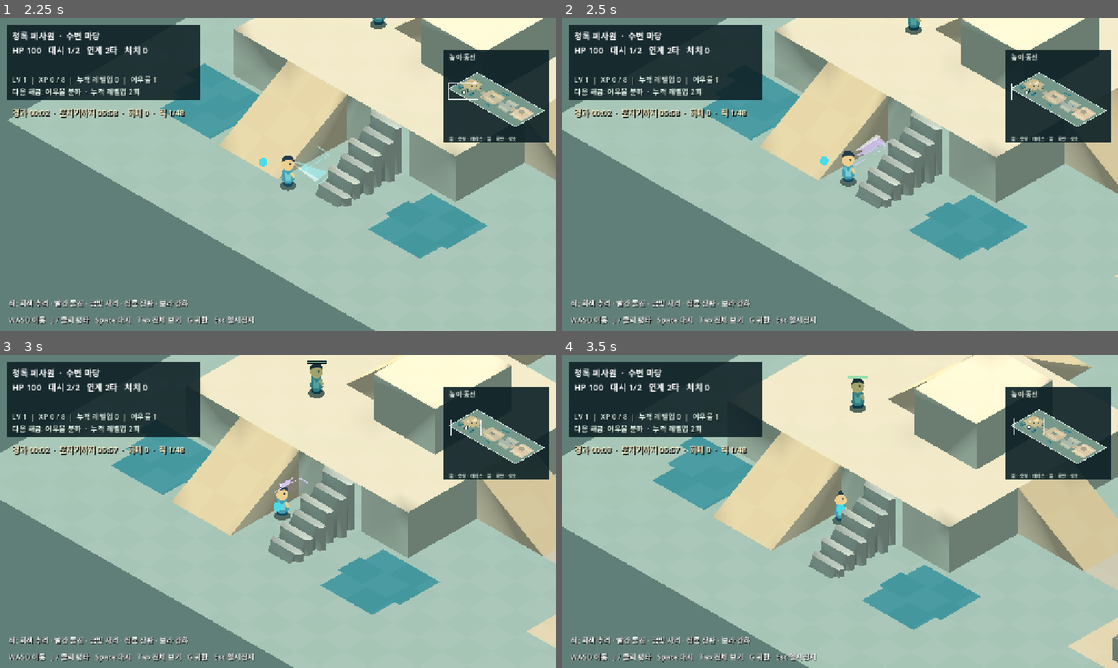
Above: before the commit, frames 1-4 (two rows, left to right).
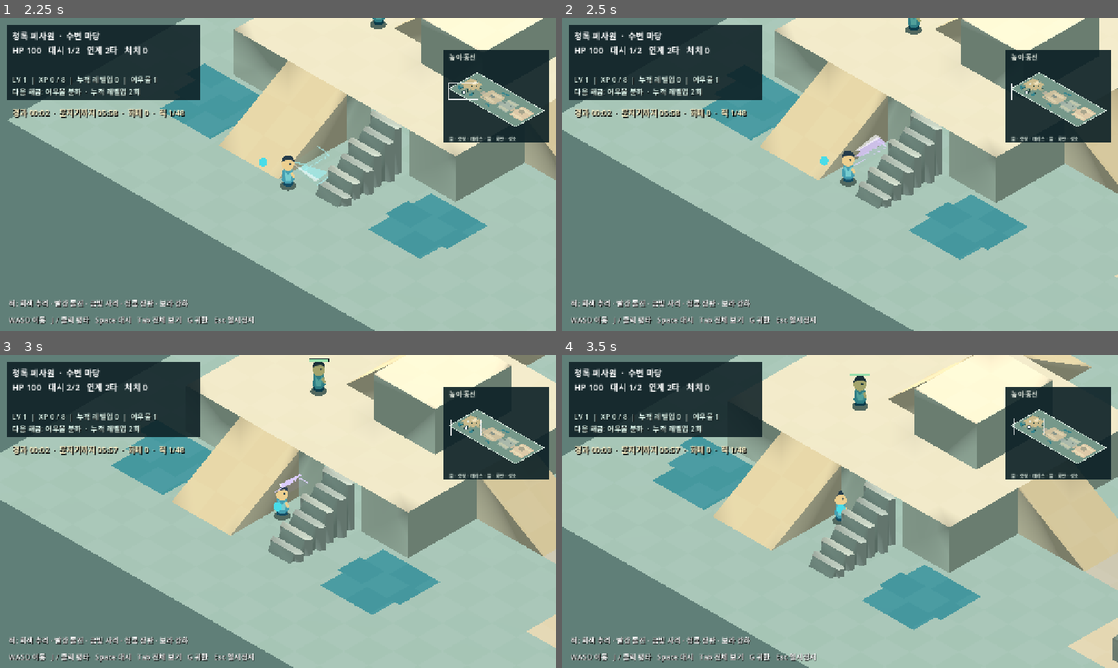
Above: after the commit, the same moments.

Repository: noru358/new-game
Game: Godot game, scene res://game/hybrid_region.tscn
The game is run twice, just before and just after one commit, with the same random seed, the same clock (stepped at 60 frames per second) and the same inputs.
Inputs (mouse positions are in pixels of both pictures, inside the frame that each line leads up to):
- Up to frame 1 (2.25 s): tap Enter at 0.5 s; move the mouse to (400, 158) at 0.52 s; hold D (move_right) 0.53-1.28 s; hold J (attack) 0.53-1.28 s; click (400, 158) at 0.67 s; tap Space (dash) at 0.8, 1.35 s; move the mouse to (166, 190) at 1.27 s; hold S (move_down) 1.28-2.03 s; tap K at 1.55, 2.1 s; move the mouse to (333, 105) at 2.02 s; hold D (move_right) from 2.03 s (still down); hold J (attack) from 2.03 s (still down)
- Up to frame 2 (2.5 s): keep holding D (move_right); keep holding J (attack)
- Up to frame 3 (3 s): move the mouse to (250, 574) at 2.77 s; release D (move_right) at 2.78 s; release J (attack) at 2.78 s; hold W (move_up) from 2.78 s (still down); tap J (attack) at 2.85 s; click (250, 574) at 2.92 s
- Up to frame 4 (3.5 s): keep holding W (move_up); tap Space (dash) at 3.05 s

Frame 1 is identical in both runs. In frame 2, less than 0.1% of the frame differs, in the area x 52-59%, y 37-45%; in frame 3, 0.3%, in the area x 50-60%, y 1-42%; in frame 4, 0.2%.

Commit message:
Tune 1G melee contact without slowing movement

Diff:
--- a/game/hybrid_height.gd
+++ b/game/hybrid_height.gd
@@ -416,8 +416,14 @@
 	kills += 1
 	growth.on_enemy_defeated(enemy)
 
-func _on_player_attack_landed(point: Vector2, _direction: Vector2, step: int, _finisher: bool) -> void:
-	_flash(point, Color("94e9ff") if step == 3 else Color("ffd486"))
+func _on_player_attack_landed(point: Vector2, direction: Vector2, step: int, finisher: bool) -> void:
+	if player.attack_hitstop_scale <= 0.0:
+		_flash(point, Color("94e9ff") if step == 3 else Color("ffd486"))
+		return
+	var color := Color("80f0f1") if step == 1 else Color("d6b2ff") if step == 2 else Color("94e9ff") if step == 3 else Color("ffe2a0")
+	_flash(point, color, 0.27 if finisher else 0.20)
+	if not player.impact_played_this_attack:
+		camera.position -= Vector3(direction.x, 0.0, direction.y) * (0.10 if finisher else 0.055)
 
 func _enemy_color(role: TrainingEnemy.Role) -> Color:
 	match role:
@@ -636,19 +642,21 @@
 	if elapsed >= windup:
 		var sweep_sign := 1.0 if player.attack_step != 2 else -1.0
 		var head := start + arc * (active_progress if sweep_sign > 0.0 else 1.0 - active_progress)
-		var tail := head - sweep_sign * minf(0.64, arc * 0.45)
+		var heavy_second := player.attack_hitstop_scale > 0.0 and player.attack_step == 2
+		var tail := head - sweep_sign * minf(0.82 if heavy_second else 0.64, arc * 0.45)
 		var slash_color := base.lightened(0.48)
-		slash_color.a = 0.93 * fade
+		slash_color.a = (1.0 if heavy_second else 0.93) * fade
 		for i in range(10):
 			var first := lerpf(tail, head, float(i) / 10.0)
 			var second := lerpf(tail, head, float(i + 1) / 10.0)
 			var blade_reach := minf(_attack_reach_at(origin, first, effective_reach), _attack_reach_at(origin, second, effective_reach))
 			if blade_reach > 8.0:
-				_attack_band(origin, first, second, minf(reach * 0.48, blade_reach * 0.38), blade_reach * 0.96, slash_color, 88.0)
+				_attack_band(origin, first, second, minf(reach * (0.40 if heavy_second else 0.48), blade_reach * 0.38), blade_reach * 0.96, slash_color, 88.0)
 		var edge_color := Color.WHITE
 		edge_color.a = 0.78 * fade
-		var edge_start := head - sweep_sign * 0.065
-		var edge_end := head + sweep_sign * 0.065
+		var edge_width := 0.085 if heavy_second else 0.065
+		var edge_start := head - sweep_sign * edge_width
+		var edge_end := head + sweep_sign * edge_width
 		var edge_reach := minf(_attack_reach_at(origin, edge_start, effective_reach), _attack_reach_at(origin, edge_end, effective_reach))
 		if edge_reach > 8.0:
 			_attack_band(origin, edge_start, edge_end, minf(reach * 0.30, edge_reach * 0.38), edge_reach, edge_color, 90.0)
@@ -803,8 +811,8 @@
 		warning_mesh.surface_add_vertex(terrain.world_point(point, lift) if ground_height <= -9999.0 else Vector3(point.x, ground_height + lift, point.y) * Terrain.SCALE)
 		warning_vertex_count += 1
 
-func _flash(point: Vector2, color: Color) -> void:
-	var flash := _sphere(0.22, color)
+func _flash(point: Vector2, color: Color, radius: float = 0.22) -> void:
+	var flash := _sphere(radius, color)
 	add_child(flash)
 	flash.position = terrain.world_point(point, 45)
 	var tween := create_tween()
--- a/game/hybrid_region.gd
+++ b/game/hybrid_region.gd
@@ -48,7 +48,7 @@
 		"회랑": Vector2(3410, 900),
 		"성소": Vector2(4750, 1100)
 	}
-	scene_title = "Loop Conquest — 1G Complete Run v02"
+	scene_title = "Loop Conquest — 1G Complete Run v03"
 	scene_hud_title = "청록 폐사원"
 	combat_camera_size = 9.0
 	overview_camera_size = 40.0
@@ -60,6 +60,7 @@
 func _ready() -> void:
 	show_practice_controls = practice_mode
 	super._ready()
+	player.attack_hitstop_scale = 1.0
 	if practice_mode: return
 	rng.randomize()
 	run_id = "%d-%d-%d" % [Time.get_unix_time_from_system(), Time.get_ticks_usec(), rng.randi()]
--- a/game/player.gd
+++ b/game/player.gd
@@ -66,6 +66,8 @@
 var dash_distance_multiplier := 1.0
 var attack_active_multiplier := 1.0
 var attack_recovery_multiplier := 1.0
+var attack_hitstop_scale := 0.0
+var attack_hitstop_remaining := 0.0
 var attack_path_filter: Callable
 
 @onready var attack_audio: AudioStreamPlayer = AudioStreamPlayer.new()
@@ -162,6 +164,7 @@
 		var remaining: float = attack.windup + attack.active + attack.recovery - attack_elapsed
 		attack_lock = maxf(attack_lock, remaining)
 	attack_step = 0
+	attack_hitstop_remaining = 0.0
 	next_combo_step = 1
 	combo_wait = 0.0
 	queued_attack = false
@@ -205,6 +208,7 @@
 func set_combo_rank(rank: int) -> void:
 	combo_rank = clampi(rank, 0, 2)
 	attack_step = 0
+	attack_hitstop_remaining = 0.0
 	next_combo_step = 1
 	queued_attack = false
 	attack_buffer_time = 0.0
@@ -215,6 +219,11 @@
 
 
 func _update_attack(delta: float) -> void:
+	if attack_hitstop_remaining > 0.0:
+		var frozen := minf(delta, attack_hitstop_remaining)
+		attack_hitstop_remaining -= frozen
+		delta -= frozen
+		if delta <= 0.0: return
 	if attack_step > 0:
 		attack_elapsed += delta
 		var attack := _attack_spec(attack_step)
@@ -236,6 +245,7 @@
 	attack_step = next_combo_step
 	next_combo_step = 1 if attack_step >= combo_limit() else attack_step + 1
 	attack_elapsed = 0.0
+	attack_hitstop_remaining = 0.0
 	attack_direction = facing
 	if attack_step == 3:
 		gather_target_global = global_position + attack_direction * GATHER_FORWARD_OFFSET
@@ -277,6 +287,8 @@
 		attack_landed.emit(enemy.global_position, effect_direction, attack_step, finisher)
 		if not impact_played_this_attack:
 			impact_played_this_attack = true
+			if attack_step <= 2:
+				attack_hitstop_remaining = (0.025 if attack_step == 1 else 0.040) * attack_hitstop_scale
 			impact_audio.pitch_scale = 1.22 if attack_step == 3 else 0.82 if finisher else 1.13 if attack_step == 1 else 0.98
 			_play_sound("res://game/audio/hit.wav", impact_audio)
 	if new_gathered:
--- a/project.godot
+++ b/project.godot
@@ -10,7 +10,7 @@
 
 [application]
 
-config/name="Loop Conquest - 1G Complete Run v02"
+config/name="Loop Conquest - 1G Complete Run v03"
 run/main_scene="res://game/hybrid_region.tscn"
 run/main_scene.hybrid_height="res://game/hybrid_height.tscn"
 config/name.hybrid_height="Loop Conquest - Hybrid Court v09"
--- /dev/null
+++ b/tests/verify_1g_combat_feel.gd
@@ -0,0 +1,64 @@
+extends SceneTree
+
+var failures := 0
+
+func _initialize() -> void:
+	call_deferred("_run")
+
+func _frames(count: int) -> void:
+	for i in count: await physics_frame
+
+func _check(ok: bool, message: String) -> void:
+	if not ok:
+		failures += 1
+		printerr("FAIL: ", message)
+
+func _run() -> void:
+	var scene = load("res://game/hybrid_region.tscn").instantiate()
+	scene.practice_mode = true
+	scene.growth_save_prefix = "user://verify_1g_combat_feel_temp"
+	root.add_child(scene)
+	await _frames(3)
+	for companion in scene.growth.wisps: companion.set_physics_process(false)
+	for actor in scene.actors:
+		if actor is TrainingEnemy: actor.set_physics_process(false)
+	scene.teleport(Vector2(3400, 1150))
+	var enemy: TrainingEnemy = scene.actors.keys().filter(func(actor): return actor is TrainingEnemy)[0]
+	enemy.position = scene.player.position + Vector2(80, 0)
+	enemy.health = 100.0
+	var player: SandboxPlayer = scene.player
+	player.facing = Vector2.RIGHT
+	player._start_attack()
+	player.attack_elapsed = player._attack_spec(1).windup + 0.005
+	var before_camera: Vector3 = scene.camera.position
+	player._hit_enemies(player._attack_spec(1))
+	_check(player.attack_hitstop_remaining >= 0.024 and scene.camera.position.distance_to(before_camera) > 0.04, "first hit briefly holds the blade and nudges the camera")
+	var frozen_elapsed: float = player.attack_elapsed
+	var before_move: Vector2 = player.position
+	Input.action_press("move_right")
+	await _frames(1)
+	Input.action_release("move_right")
+	_check(player.position.distance_to(before_move) > 3.0 and is_equal_approx(player.attack_elapsed, frozen_elapsed), "movement remains responsive while the blade holds on contact")
+	player.dash_requested = true
+	await _frames(1)
+	_check(player.dash_time > 0.0 and player.attack_step == 0 and player.attack_hitstop_remaining == 0.0, "dash cancels hitstop immediately")
+	player.dash_time = 0.0
+	player.dash_charges = 1
+	player.attack_lock = 0.0
+	player.facing = Vector2.RIGHT
+	enemy.position = player.position + Vector2(80, 0)
+	player.next_combo_step = 2
+	player._start_attack()
+	player.attack_elapsed = player._attack_spec(2).windup + 0.005
+	player._hit_enemies(player._attack_spec(2))
+	_check(player.attack_hitstop_remaining >= 0.039 and player.attack_hitstop_remaining > 0.025, "second hit has the stronger contact accent")
+	player._start_attack()
+	enemy.position = Vector2(4900, 1700)
+	player._hit_enemies(player._attack_spec(player.attack_step))
+	_check(player.attack_hitstop_remaining == 0.0, "an empty swing does not acquire extra recovery")
+	scene.queue_free()
+	await _frames(2)
+	for suffix in ["_a.json", "_b.json"]:
+		DirAccess.remove_absolute(ProjectSettings.globalize_path("user://verify_1g_combat_feel_temp" + suffix))
+	if failures == 0: print("1G combat feel verification passed: contact hold, live movement, dash cancel, stronger second hit, empty swing")
+	quit(1 if failures else 0)
--- /dev/null
+++ b/tests/verify_1g_soak.gd
@@ -0,0 +1,53 @@
+extends SceneTree
+
+const PROFILE_PREFIX := "user://verify_1g_soak_profile_temp"
+const UNLOCK_PREFIX := "user://verify_1g_soak_unlock_temp"
+
+var failures := 0
+
+func _initialize() -> void:
+	call_deferred("_run")
+
+func _check(ok: bool, message: String) -> void:
+	if not ok:
+		failures += 1
+		printerr("FAIL: ", message)
+
+func _run() -> void:
+	for prefix in [PROFILE_PREFIX, UNLOCK_PREFIX]:
+		for suffix in ["_a.json", "_b.json"]: DirAccess.remove_absolute(ProjectSettings.globalize_path(prefix + suffix))
+	var scene = load("res://game/hybrid_region.tscn").instantiate()
+	scene.profile_save_prefix = PROFILE_PREFIX
+	scene.growth_save_prefix = UNLOCK_PREFIX
+	root.add_child(scene)
+	for i in 3: await physics_frame
+	scene.player.hurt_immunity = 10000.0
+	var started := Time.get_ticks_msec()
+	var max_active := 0
+	var choices := 0
+	var samples := 0
+	Engine.time_scale = 8.0
+	while scene.run_time < 365.0 and Time.get_ticks_msec() - started < 180000:
+		await physics_frame
+		if scene.growth.choosing:
+			scene.growth.choose_index(0)
+			choices += 1
+		max_active = maxi(max_active, scene._active_enemy_count())
+		samples += 1
+		if scene.run_ended: break
+	Engine.time_scale = 1.0
+	_check(scene.run_time >= 365.0 and not scene.run_ended, "accelerated full time axis reaches the boss without an unintended ending")
+	_check(scene.boss_spawned and is_instance_valid(scene.boss), "boss still appears after live spawning and card choices")
+	_check(max_active <= scene.MAX_ENEMIES and max_active > 0, "enemy cap holds throughout the full time axis")
+	_check(choices > 0 and scene.growth.level > 1 and scene.run_currency > 0, "automatic XP, card choices and currency progress through a full run")
+	if is_instance_valid(scene.boss):
+		scene.boss.take_hit(1000.0, Vector2.RIGHT, true)
+		for i in 3: await physics_frame
+		_check(scene.run_ended and scene.end_result == "SUCCESS" and not scene.settlement_pending, "boss defeat settles the accumulated long-run currency")
+	print("1G soak: %.1f game seconds in %.1f wall seconds, %d physics samples, %d kills, %d choices, max %d active, %d currency" % [scene.run_time, float(Time.get_ticks_msec() - started) / 1000.0, samples, scene.kills, choices, max_active, scene.run_currency])
+	scene.queue_free()
+	for i in 2: await process_frame
+	for prefix in [PROFILE_PREFIX, UNLOCK_PREFIX]:
+		for suffix in ["_a.json", "_b.json"]: DirAccess.remove_absolute(ProjectSettings.globalize_path(prefix + suffix))
+	if failures == 0: print("1G accelerated full-run soak passed")
+	quit(1 if failures else 0)
Not shown, added: tests/verify_1g_combat_feel.gd.uid
Not shown, added: tests/verify_1g_soak.gd.uid
Not shown, changed: DEV_STATUS.md
Not shown, changed: LOOP_CONQUEST_MASTER.md
